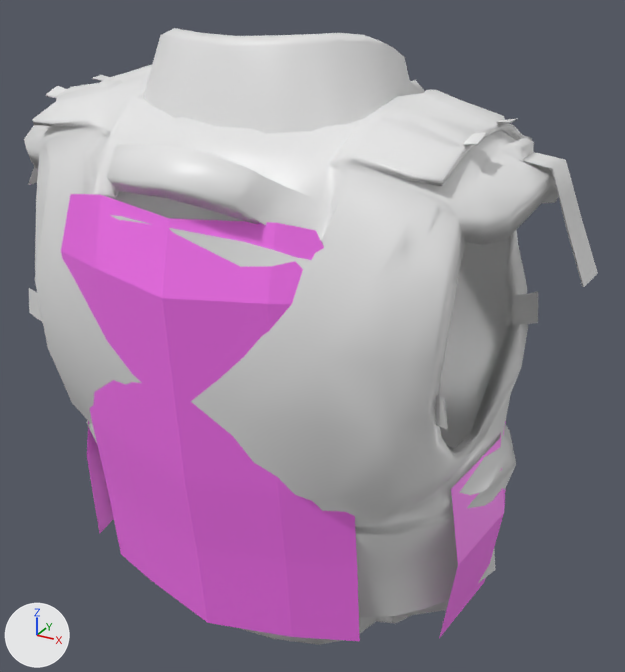
Two versions of the FBX model SampleMod_NewCharacter/Assets/Characters/Vests/Vest_Sample/Vest_SampleVest_01.fbx, one commit apart.
Both versions are drawn from a 50 mm lens placed at (0.365, -0.671, 1.629), pointed at (0.01, -0.025, 1.306). The axes (+X, +Y, +Z) are drawn at lower left. The lights are the same throughout. Where no turn or scale is listed for an object, it has been applied to the vertices.

In view in the first picture: 'Object_LOD0', 'UTM_Armor1', 'UTM_Armor2', 'UTM_Armor3', 'UTM_Armor4'.
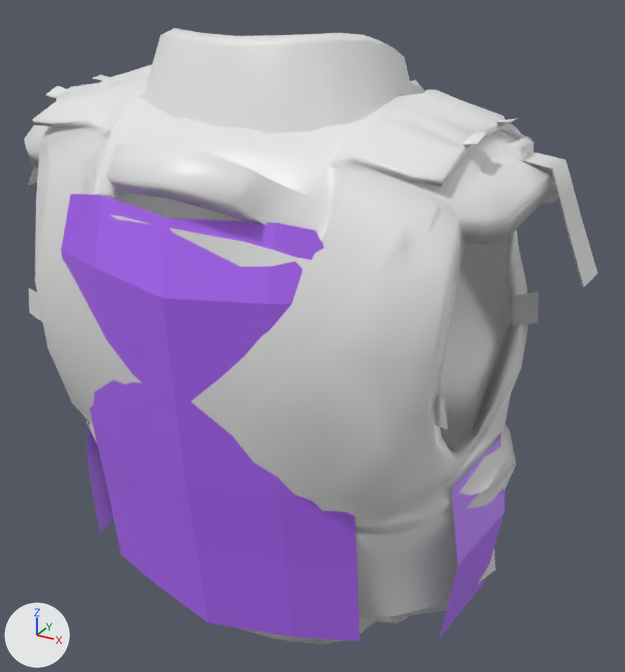
Location of each change, [x1, y1, x2, y2] in pixels of the pictures (625 x 672 px):
'UTM_Armor3', recoloured (pink to purple)
    both: [61, 251, 294, 494]
'UTM_Armor1', recoloured (pink to purple)
    both: [87, 447, 504, 641]
'UTM_Armor2', recoloured (pink to purple)
    both: [87, 421, 506, 566]
'UTM_Armor4', recoloured (pink to purple)
    both: [61, 194, 324, 304]

The change in detail:
Material 'Plate_samplevest_01_D9DF1E4F8B642820' (mat_plate_samplevest_01_d9df1e4f8b642820) changes colour from pink #fe73f6 to purple #b16afc; in linear values from (0.99, 0.173, 0.925) to (0.442, 0.144, 0.976).
